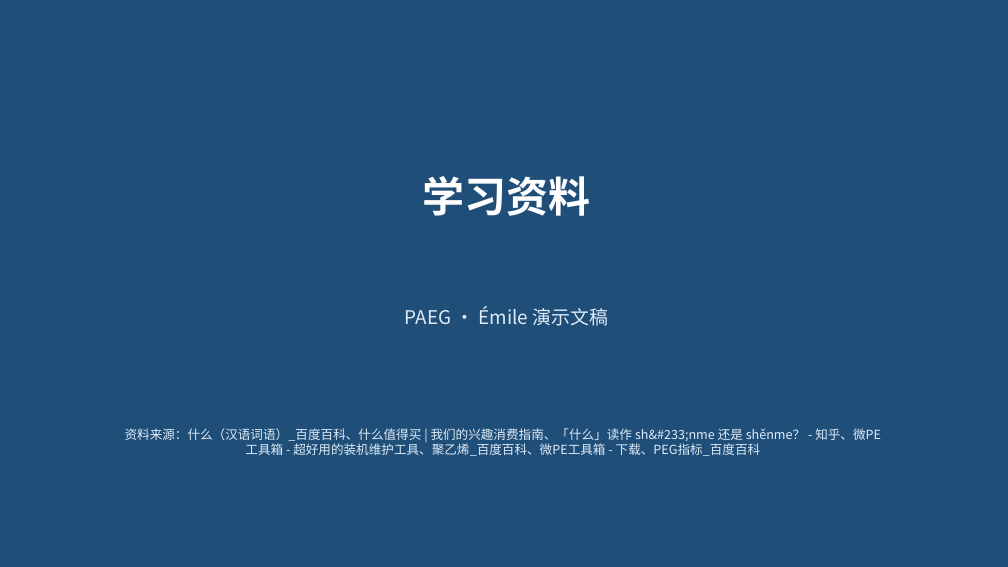
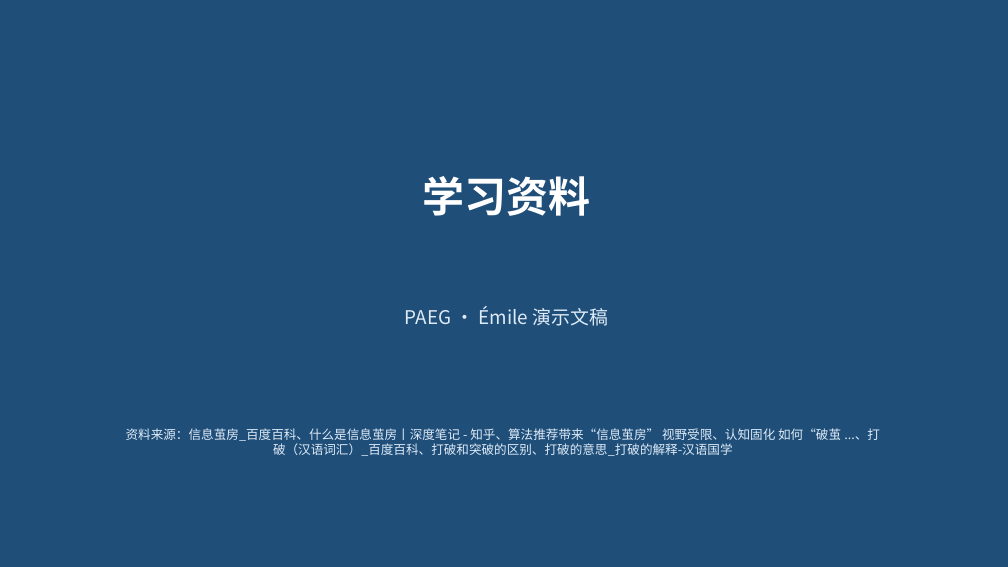
Before and after one commit to Golden2002/PAEG, a slide deck: slide 1 of 05_实现原型/downloads/ppt/学习资料_1786144615.pptx. Drawn at 1008x567 pixels with LibreOffice and Linux fonts; fonts in the diff are those of the drawing. Boxes give left, top, right and bottom in pixels: in the first picture for what was removed or moved away, otherwise in the second. Text is boxed around its words. In the diff, an @@ line names an element or a change of style, - is before the commit and + after.

```diff
--- a/05_实现原型/downloads/ppt/学习资料_1786144615.pptx
+++ b/05_实现原型/downloads/ppt/学习资料_1786144615.pptx
@@ text at bbox=[126, 428, 880, 456]: text changed @@
-资料来源：什么（汉语词语）_百度百科、什么值得买 | 我们的兴趣消费指南、「什么」读作 sh&#233;nme 还是 shěnme？ - 知乎、微PE工具箱 - 超好用的装机维护工具、聚乙烯_百度百科、微PE工具箱 - 下载、PEG指标_百度百科
+资料来源：信息茧房_百度百科、什么是信息茧房丨深度笔记 - 知乎、算法推荐带来“信息茧房” 视野受限、认知固化 如何“破茧 ...、打破（汉语词汇）_百度百科、打破和突破的区别、打破的意思_打破的解释-汉语国学
```
Also in this commit, not shown: 2 other slides changed, 3 slides added, 3 slides removed, 8 other files.
